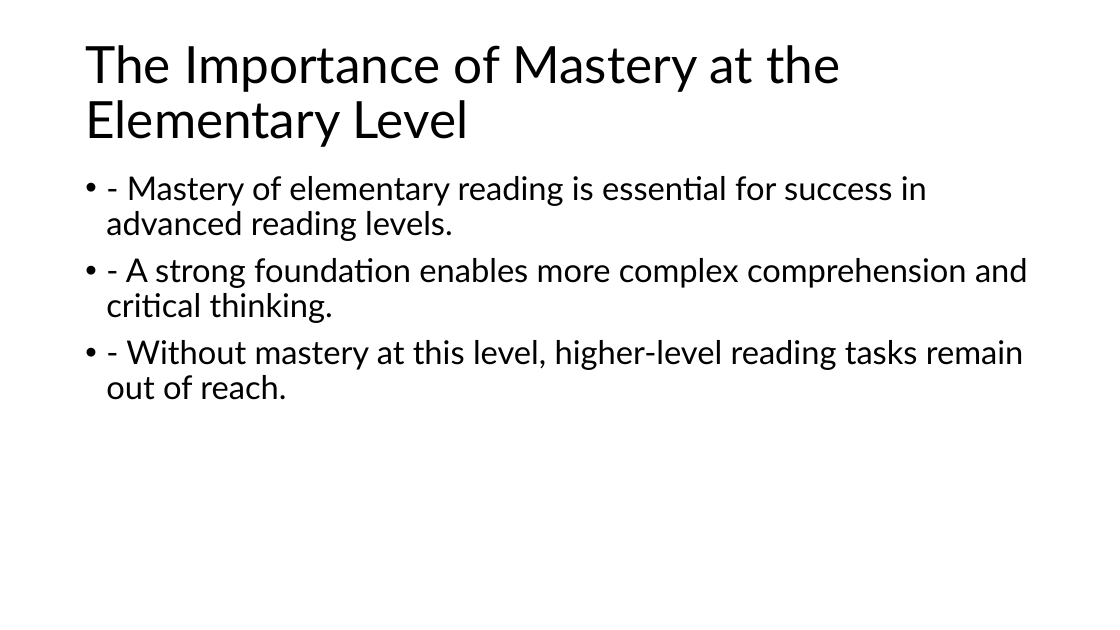
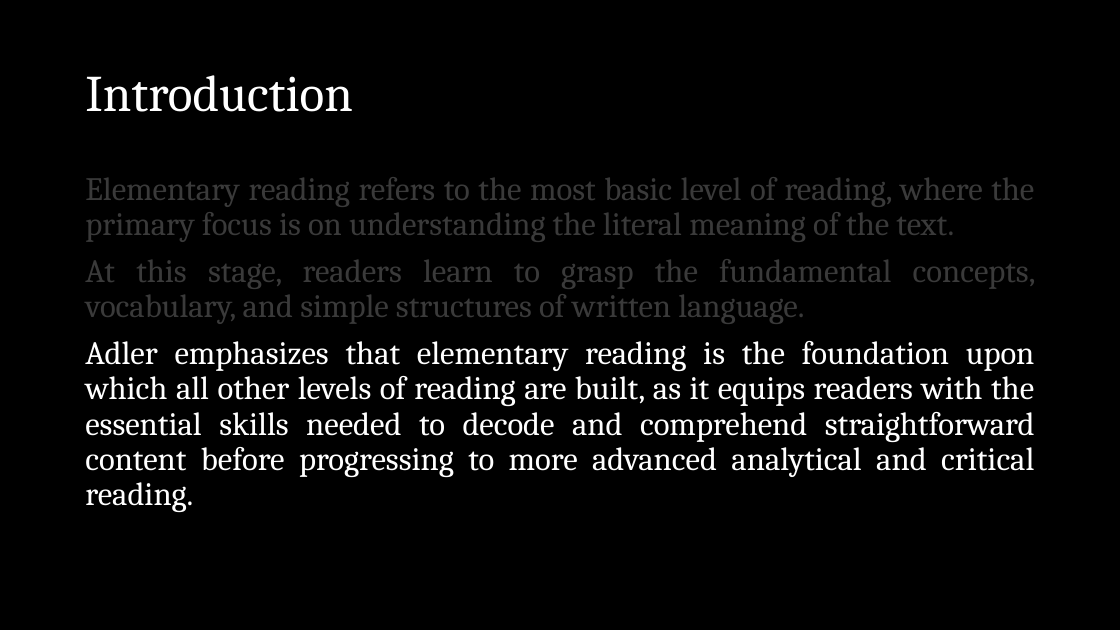
Before and after one commit to shafiqr-kmsw/matricphys, a slide deck: slide 4 of howtoreadbook/slides.pptx (slide 13 before the commit). Drawn at 1120x630 pixels with LibreOffice and Linux fonts; fonts in the diff are those of the drawing. Boxes give left, top, right and bottom in pixels: in the first picture for what was removed or moved away, otherwise in the second. Text is boxed around its words. In the diff, an @@ line names an element or a change of style, - is before the commit and + after.

Commit message:
updated

```diff
--- a/howtoreadbook/slides.pptx
+++ b/howtoreadbook/slides.pptx
@@ background #FFFFFF to #000000 @@
@@ title at (85,75,353,112): text changed; font Lato to Cambria; text colour #000000 to #FFFFFF @@
-The Importance of Mastery at the Elementary Level
+Introduction
@@ text at (85,177,1036,512): text changed; font Lato to Cambria; text colour #000000 to #FFFFFF @@
-• - Mastery of elementary reading is essential for success in advanced reading levels.
-• - A strong foundation enables more complex comprehension and critical thinking.
-• - Without mastery at this level, higher-level reading tasks remain out of reach.
+Elementary reading refers to the most basic level of reading, where the primary focus is on understanding the literal meaning of the text.
+At this stage, readers learn to grasp the fundamental concepts, vocabulary, and simple structures of written language.
+Adler emphasizes that elementary reading is the foundation upon which all other levels of reading are built, as it equips readers with the essential skills needed to decode and comprehend straightforward content before progressing to more advanced analytical and critical reading.
```
Also in this commit, not shown: 19 other slides changed, 73 slides added, 7 slides removed.
